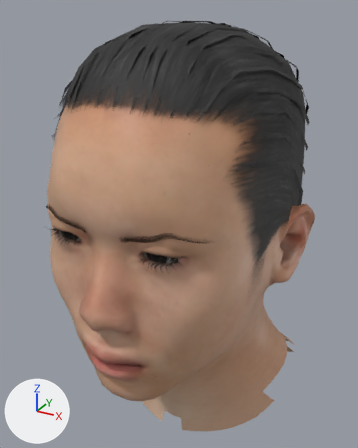
The glTF model public/models/patient03/patient03.glb, before and after one commit.
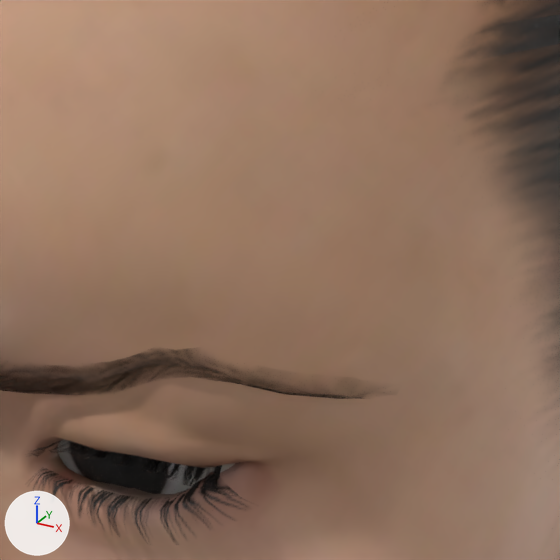
Old and new are each drawn whole from a camera (50 mm lens) standing at (0.151, -0.329, 1.639) and looking at (-0.008, -0.04, 1.494) and again close up on the part from 37% to 70% of the width and 36% to 62% of the height. Lighting does not change. The marker at lower left points along +X, +Y and +Z. The last two pictures show the newer version. Vertices at exactly the same position are counted once.

Script lines for the objects in view, before the commit:
```python
me_base = bpy.data.meshes.new('base')
me_base.from_pydata(...)  # 4380 vertices, 8704 faces; spans x -0.102..0.102, y -0.13..0.125, z 0.645..1.0
me_base.materials.append(mat_lee_rider_body)  # picture img_patient03_skin
me_eyebrow003 = bpy.data.meshes.new('eyebrow003')
me_eyebrow003.from_pydata(...)  # 124 vertices, 192 faces; spans x -0.0726..0.0726, y -0.0912..-0.0584, z 0.9846..1.0
me_eyebrow003.materials.append(mat_lee_rider_eyebrow003)
me_lee_rider_cornea = bpy.data.meshes.new('lee_rider.cornea')
me_lee_rider_cornea.from_pydata(...)  # 512 vertices, 980 faces; spans x -1.0..1.0, y -0.26..0.26, z -0.33..0.33
me_lee_rider_cornea.materials.append(mat_lee_rider_cornea)  # black #272727
ob_lee_rider_body = bpy.data.objects.new('lee_rider.body', me_base)
ob_lee_rider_body.location = (0.0, -0.0444, 0.7827)
ob_lee_rider_body.scale = (0.845, 0.845, 0.845)
ob_lee_rider_cornea = bpy.data.objects.new('lee_rider.cornea', me_lee_rider_cornea)
ob_lee_rider_cornea.location = (0.0, -0.1232, 1.5199)
ob_lee_rider_cornea.scale = (0.045, 0.045, 0.045)
ob_lee_rider_eyebrow003 = bpy.data.objects.new('lee_rider.eyebrow003', me_eyebrow003)
ob_lee_rider_eyebrow003.location = (0.0, -0.0704, 0.7637)
ob_lee_rider_eyebrow003.scale = (0.772, 0.772, 0.772)
# also in view: 'lee_rider.eyelashes01' at (0.0, -0.135, 1.519); 'lee_rider.short04' at (0.0, -0.03, 1.526)
```
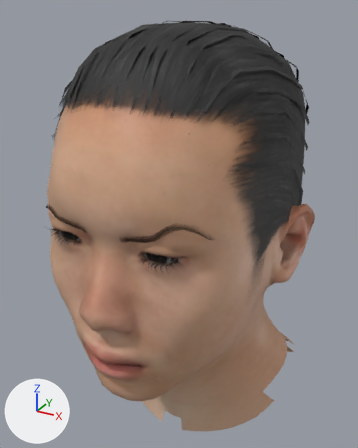
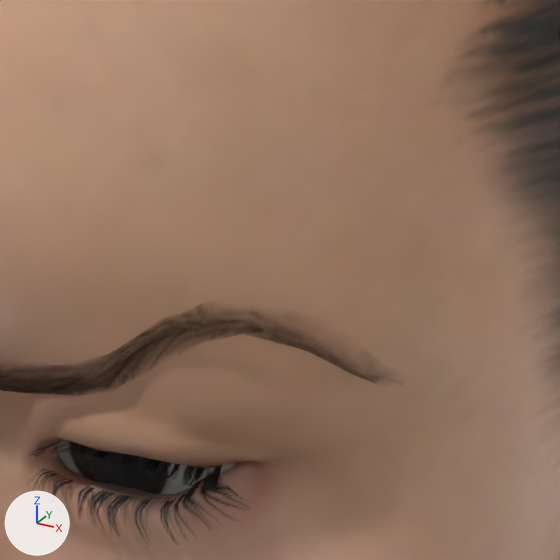
The newer file adds a shape key; the second version is drawn at full value of the shape key 'eyebrows-left-extern-up' of 'lee_rider.eyebrow003', and the change is written as the vertex moves it makes.

Pixel boxes (x1, y1, x2, y2) of what changed, in the close-ups (560 x 560 px):
'lee_rider.eyebrow003', reshaped, moved
    before: (0, 350, 350, 399)
    after: (0, 310, 369, 395)

Diff of the bpy script that builds the scene:
```diff
--- a/public/models/patient03/patient03.glb.py
+++ b/public/models/patient03/patient03.glb.py
@@ me_eyebrow003 @@
 # used by ob_lee_rider_eyebrow003; location = (0.0, -0.0704, 0.7637); scale = (0.772, 0.772, 0.772)
-me_eyebrow003.from_pydata(...)  # 124 vertices, 192 faces; spans x -0.0726..0.0726, y -0.0912..-0.0584, z 0.9846..1.0
+me_eyebrow003.from_pydata(...)  # 124 vertices, 192 faces; spans x -0.0726..0.0731, y -0.0944..-0.0602, z 0.9846..1.0068
+# me_eyebrow003 part 1: 62 of 124 vertices moved; they spanned x 0.0134..0.0726, y -0.0912..-0.0584, z 0.9846..1.0 and now span x 0.0134..0.0731, y -0.0944..-0.0602, z 0.9846..1.0068; mean shift (0.0008, -0.0024, 0.0023); largest move (0.0569, -0.0786, 0.9974) -> (0.0599, -0.0804, 1.0063)
+# other edits to the shape of me_eyebrow003 do not show in these pictures
 me_eyebrow003.materials.append(mat_lee_rider_eyebrow003)
@@ ob_lee_rider_eyebrow003 @@
 ob_lee_rider_eyebrow003 = bpy.data.objects.new('lee_rider.eyebrow003', me_eyebrow003)
-ob_lee_rider_eyebrow003.location = (0.0, -0.0704, 0.7637)
+ob_lee_rider_eyebrow003.location = (0.0, -0.0679, 0.7637)
 ob_lee_rider_eyebrow003.scale = (0.772, 0.772, 0.772)
```
